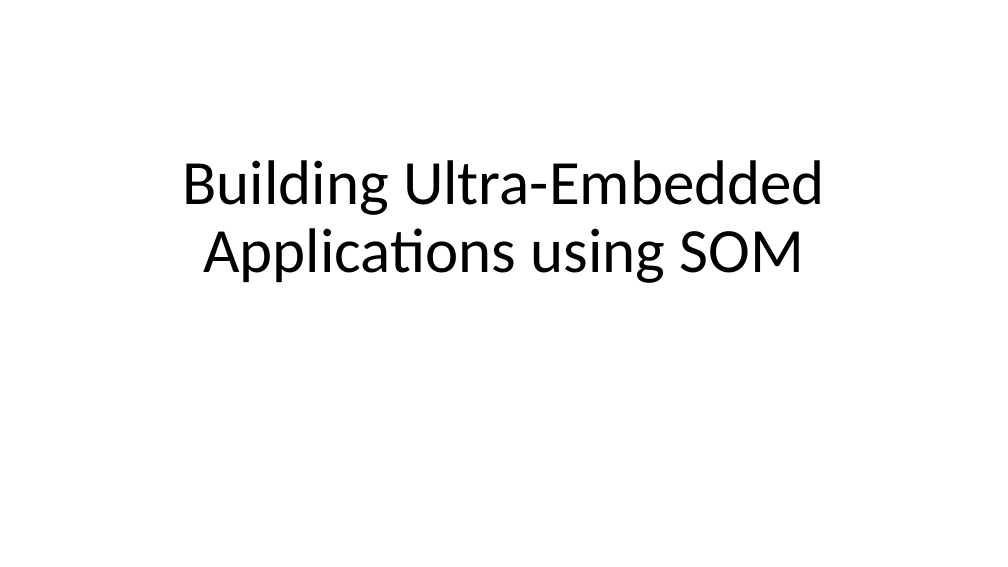
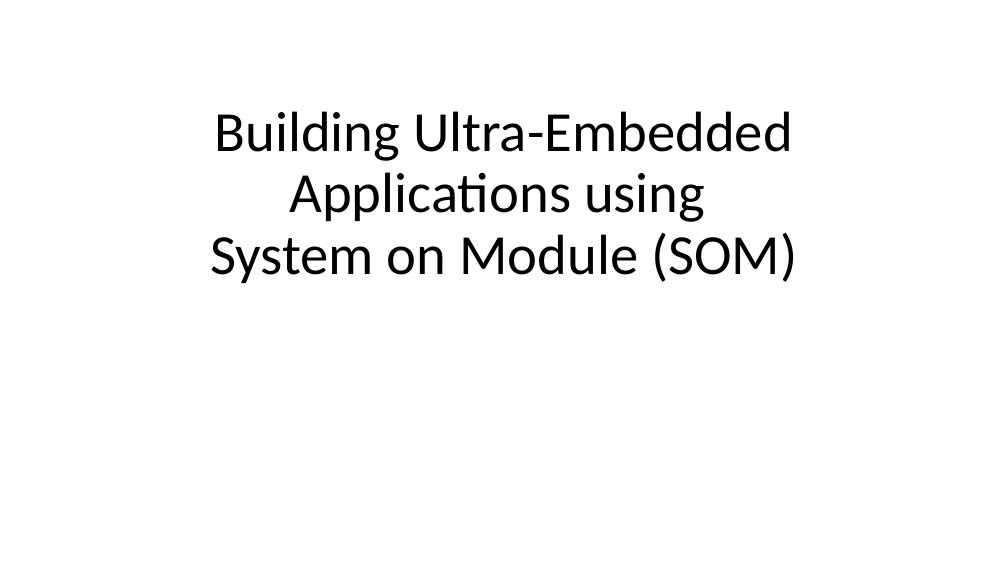
Before and after one commit to kalyanramu/Presentations, a slide deck: slide 1 of HandsOnSession.pptx. Drawn at 1008x567 pixels with LibreOffice and Linux fonts; fonts in the diff are those of the drawing. Boxes give left, top, right and bottom in pixels: in the first picture for what was removed or moved away, otherwise in the second. Text is boxed around its words. In the diff, an @@ line names an element or a change of style, - is before the commit and + after.

```diff
--- a/HandsOnSession.pptx
+++ b/HandsOnSession.pptx
@@ title at (210,111,797,283): text changed; size 60 to 54 pt @@
-Building Ultra-Embedded Applications using SOM
+Building Ultra-Embedded Applications using
+System on Module (SOM)
```
Also in this commit, not shown: 4 other slides changed.
